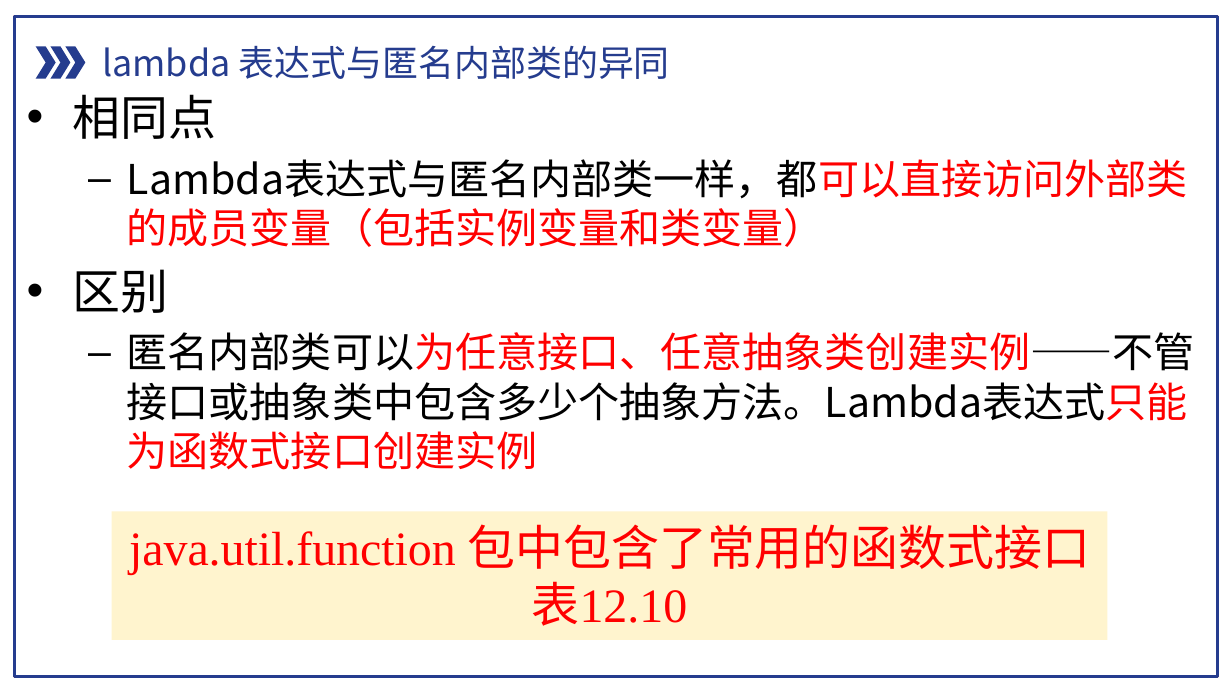
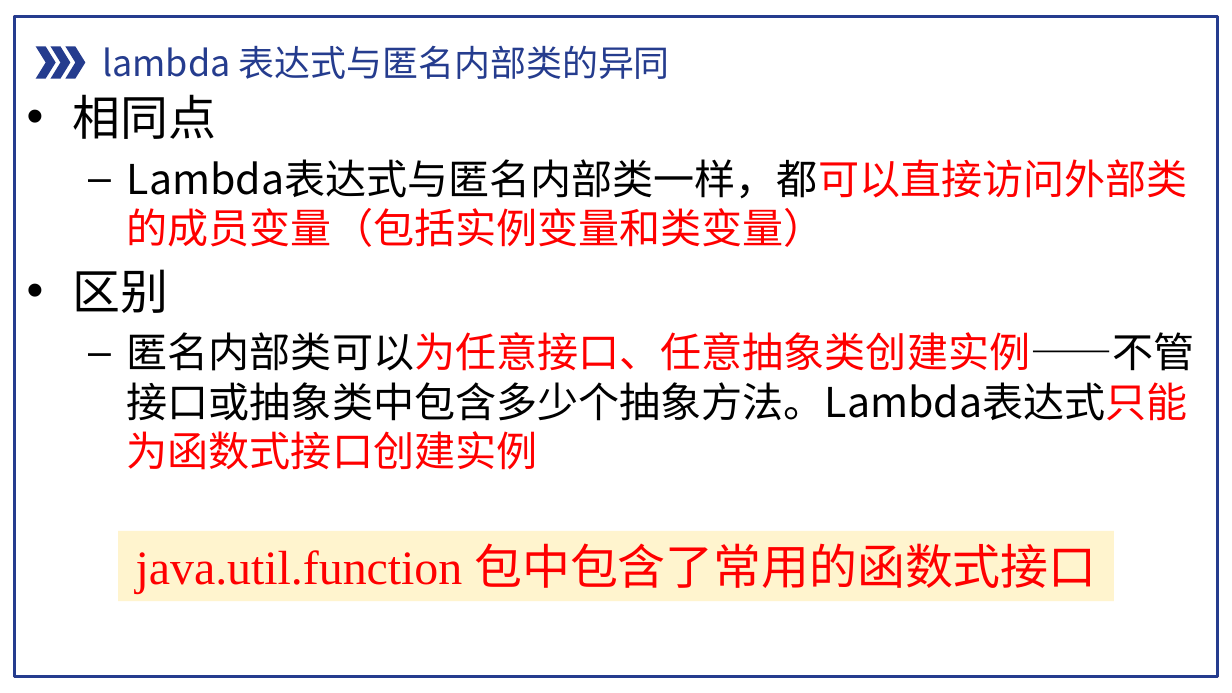
Before and after one commit to pdcxs/java-class-material, a slide deck: slide 27 of slides/08-Java面向对象编程-注解-反射-内部类-匿名内部类与Lambda表达式.pptx. Drawn at 1232x693 pixels with LibreOffice and Linux fonts; fonts in the diff are those of the drawing. Boxes give left, top, right and bottom in pixels: in the first picture for what was removed or moved away, otherwise in the second. Text is boxed around its words. In the diff, an @@ line names an element or a change of style, - is before the commit and + after.

```diff
--- a/slides/08-Java面向对象编程-注解-反射-内部类-匿名内部类与Lambda表达式.pptx
+++ b/slides/08-Java面向对象编程-注解-反射-内部类-匿名内部类与Lambda表达式.pptx
@@ rectangle "java.util.function 包中包含了常用的函数式接口": place and size @@
-rectangle "java.util.function 包中包含了常用的函数式接口" at [112, 511, 1108, 639]
+rectangle "java.util.function 包中包含了常用的函数式接口" at [118, 531, 1114, 601]
@@ text in rectangle at [532, 581, 688, 626]: paragraph removed @@
-表12.10
```
Also in this commit, not shown: 4 other slides changed.
